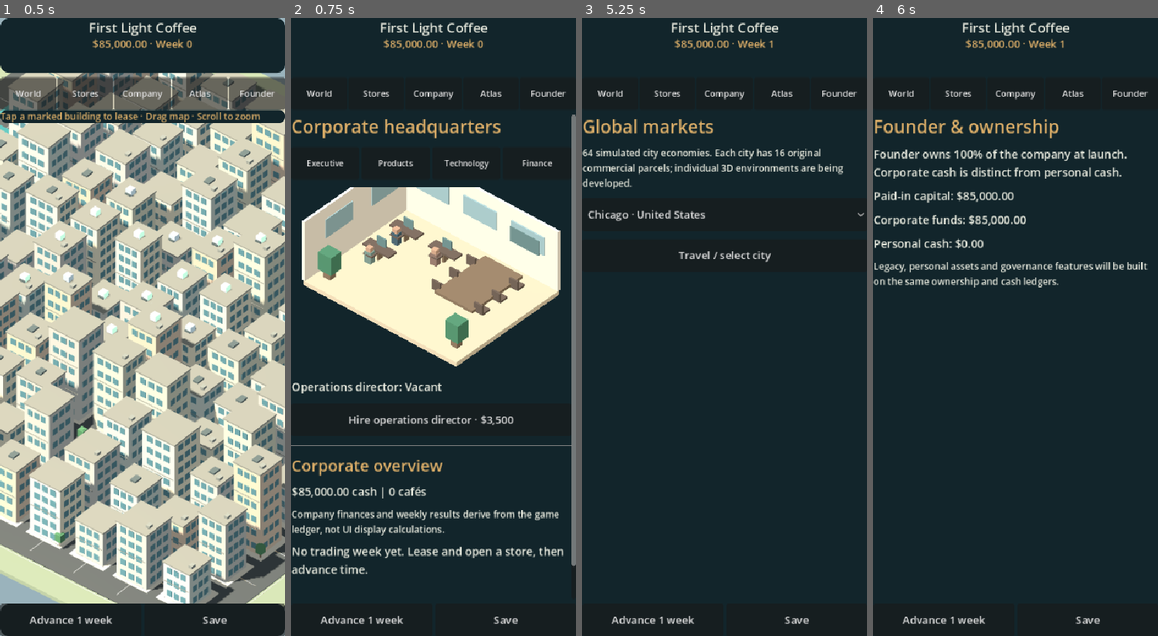
Above: before the commit, frames 1-4 (left to right).
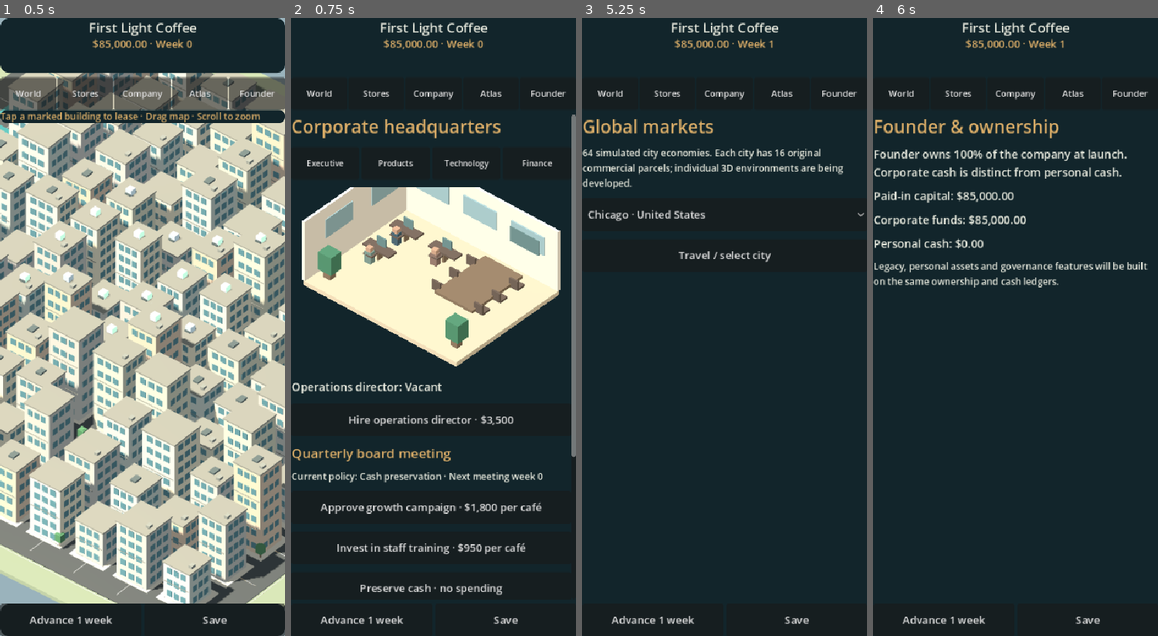
Above: after the commit, the same moments.

Repository: shepgleis-create/Global-Caf-Empire
Game: Godot game, scene res://scenes/Main.tscn
Same seed, same stepped clock (60 frames per second), same inputs: the game is played once before the commit and once after it.
Inputs:
- Up to frame 1 (0.5 s): no input
- Up to frame 2 (0.75 s): click "Company" at 0.5 s
- Up to frame 3 (5.25 s): click "Executive" at 1.25 s; click "Finance" at 2 s; click "Advance 1 week" at 2.75 s; click "World" at 3.5 s; click "Stores" at 4.25 s; click "Atlas" at 5 s
- Up to frame 4 (6 s): click "Founder" at 5.75 s

Frame 1 is identical in both runs. In frame 2, 6.0% of the frame differs, in the area x 0-100%, y 69-94%; in frame 3, less than 0.1%; in frame 4, nothing differs.

Commit message:
Add real quarterly board decisions, marketing/training expenditures and service-quality demand consequences

Diff:
--- a/scripts/Main.gd
+++ b/scripts/Main.gd
@@ -39,7 +39,8 @@
   "stores":[],"journal":[],"history":[],"weekly":{},
   "next_store_id":1,"founder_cash":0,"company_debt":0,
   "department":"Executive","technology_version":0,
-  "product_research":0,"executive_ops_hired":false}
+  "product_research":0,"executive_ops_hired":false,
+  "last_board_meeting_week":-13,"board_policy":"Cash preservation","board_history":[]}
  post("Initial founder capital",[{"account":"cash","debit":8500000,"credit":0},
   {"account":"paid_in_capital","debit":0,"credit":8500000}])
  save_game()
@@ -165,7 +166,7 @@
    liabilities-=value
   elif account=="store_revenue":
    revenue-=value
-  elif account in ["operating_expense","cost_of_goods_sold","hq_payroll","technology_research_expense","product_research_expense","executive_recruitment","recruiting_expense"]:
+  elif account in ["operating_expense","cost_of_goods_sold","hq_payroll","technology_research_expense","product_research_expense","executive_recruitment","recruiting_expense","marketing_expense","staff_training_expense"]:
    operating_expenses+=value
  var earned=revenue-operating_expenses
  var contributed=-int(balances.get("paid_in_capital",0))
@@ -192,6 +193,44 @@
   _:return "Unknown corporate action."
  save_game()
  return "Action completed. Its operating impact starts with future weekly turns."
+
+func hold_board_meeting(policy:String)->String:
+ var current_week:int=int(game["week"])
+ var last_week:int=int(game.get("last_board_meeting_week",-13))
+ if current_week-last_week<13:
+  return "Board decisions are available every 13 game weeks. Next review: week %d." % (last_week+13)
+ var running:Array=[]
+ for i in range(game["stores"].size()):
+  if game["stores"][i]["status"]=="open":running.append(i)
+ if running.is_empty():return "Open at least one operating café before holding a board meeting."
+ var expense=0
+ var expense_account=""
+ match policy:
+  "Growth campaign":
+   expense=running.size()*180000
+   expense_account="marketing_expense"
+  "Employee development":
+   expense=running.size()*95000
+   expense_account="staff_training_expense"
+  "Cash preservation":
+   pass
+  _:
+   return "Invalid board motion."
+ if expense>0 and not transact(expense,expense_account,"Board-authorized "+policy):
+  return "Board motion declined: not enough available corporate cash."
+ for i in running:
+  var store:Dictionary=game["stores"][i]
+  if policy=="Growth campaign":
+   store["awareness"]=clampi(int(store["awareness"])+6,0,95)
+  elif policy=="Employee development":
+   store["rating"]=clampi(int(store["rating"])+5,20,95)
+  game["stores"][i]=store
+ game["last_board_meeting_week"]=current_week
+ game["board_policy"]=policy
+ if not game.has("board_history"):game["board_history"]=[]
+ game["board_history"].append({"week":current_week,"policy":policy,"cost":expense,"stores":running.size()})
+ save_game()
+ return "Board motion approved: %s. Cost %s. Effects applied to %d cafés." % [policy,money(expense),running.size()]
 
 func change_price(id:String,delta:int)->void:
  var idx=store_index(id)
@@ -222,9 +261,10 @@
   var technology_boost=1.0+0.04*float(game.get("technology_version",0))
   var product_boost=1.0+0.045*float(game.get("product_research",0))
   var awareness=0.34+float(s["awareness"])/135.0
+  var service_factor=0.70+float(s["rating"])/230.0
   var elasticity=pow(575.0/float(s["price"]),1.6)
   var saturation=1.0+0.13*max(0,int(current_rivals[s["city"]])-1)
-  var target=roundi(daily_footfall*0.30*7.0*trend*awareness*elasticity*technology_boost*product_boost/saturation)
+  var target=roundi(daily_footfall*0.30*7.0*trend*awareness*service_factor*elasticity*technology_boost*product_boost/saturation)
   var max_capacity=roundi(float(s["equipment"])*1200.0*technology_boost)
   max_capacity=mini(max_capacity,int(s["staff"])*450)
   var served=clampi(target,0,mini(available,max_capacity))
@@ -470,6 +510,12 @@
   "Executive":
    body.add_child(txt("Operations director: %s" % ("Appointed" if bool(game.get("executive_ops_hired",false)) else "Vacant")))
    body.add_child(btn("Hire operations director · $3,500",func():show_message(corporate_action("executive"));rebuild_ui()))
+   body.add_child(txt("Quarterly board meeting",20,GOLD))
+   var last_review:int=int(game.get("last_board_meeting_week",-13))
+   body.add_child(txt("Current policy: %s · Next meeting week %d" % [game.get("board_policy","Cash preservation"),last_review+13],14))
+   body.add_child(btn("Approve growth campaign · $1,800 per café",func():show_message(hold_board_meeting("Growth campaign"));rebuild_ui()))
+   body.add_child(btn("Invest in staff training · $950 per café",func():show_message(hold_board_meeting("Employee development"));rebuild_ui()))
+   body.add_child(btn("Preserve cash · no spending",func():show_message(hold_board_meeting("Cash preservation"));rebuild_ui()))
   "Finance":
    var financial=finance_snapshot()
    body.add_child(txt("Lifetime financial statements",20,GOLD))
